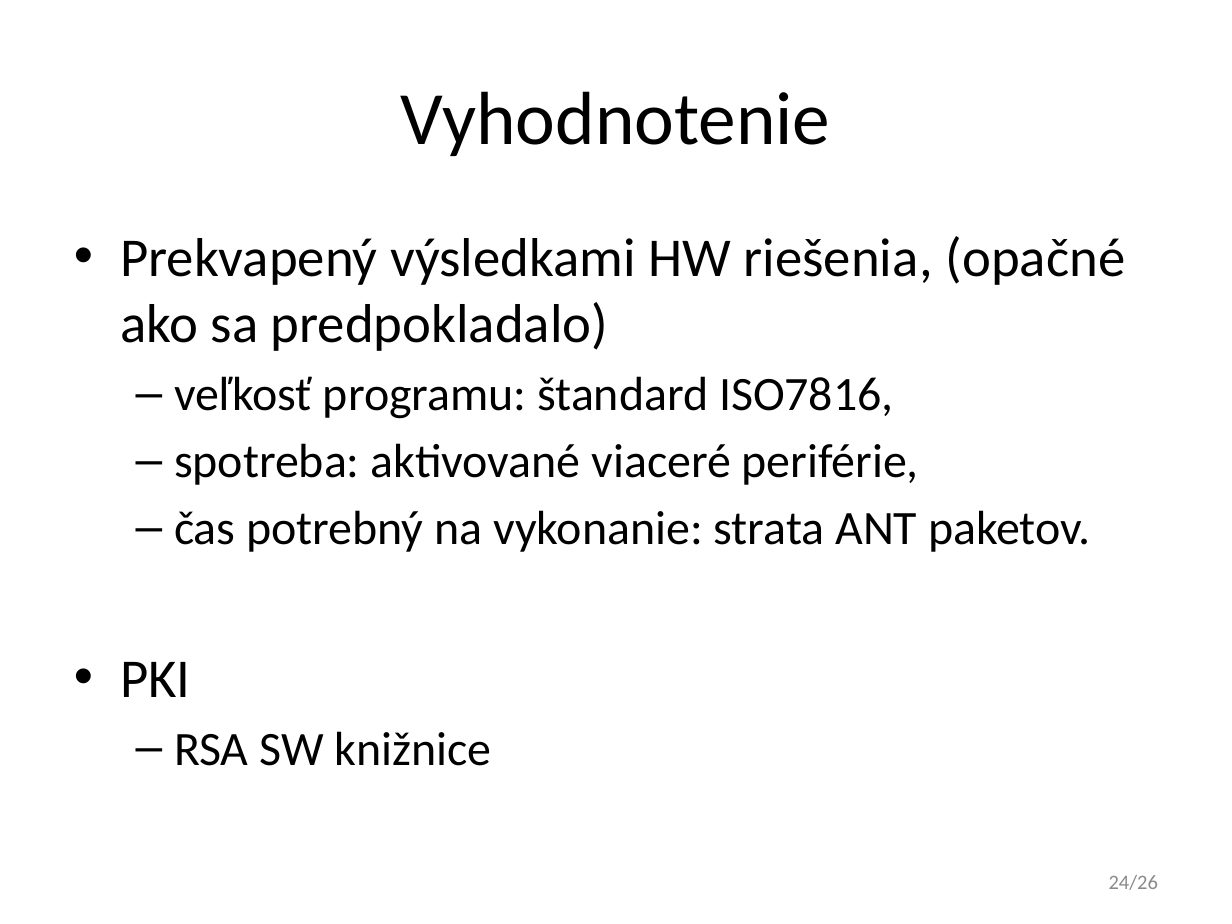
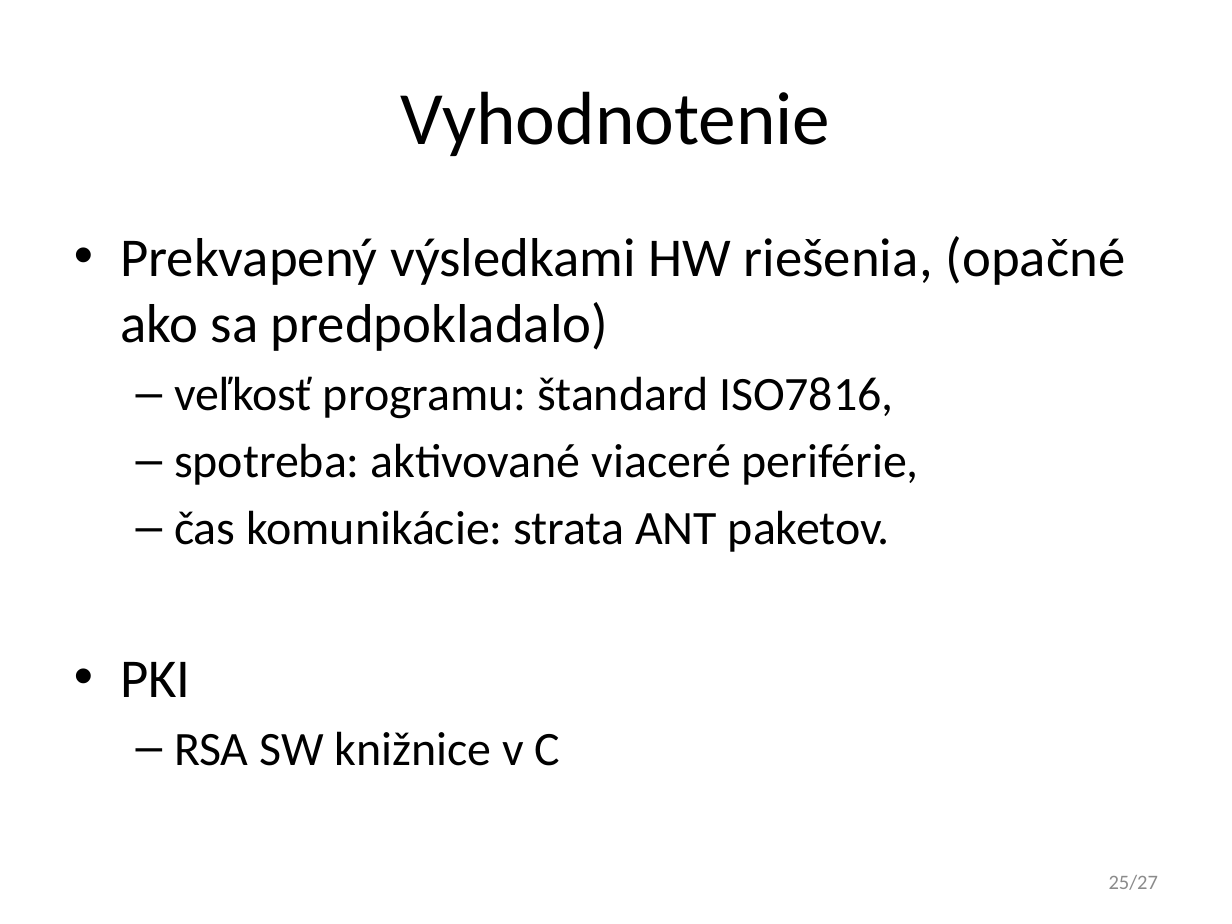
Before and after one commit to javacard-FOSS-applets/nrf6310-pca10007, a slide deck: slide 25 of Obhajoba/xdoubravsky_dp.pptx (slide 24 before the commit). Drawn at 1232x924 pixels with LibreOffice and Linux fonts; fonts in the diff are those of the drawing. Boxes give left, top, right and bottom in pixels: in the first picture for what was removed or moved away, otherwise in the second. Text is boxed around its words. In the diff, an @@ line names an element or a change of style, - is before the commit and + after.

```diff
--- a/Obhajoba/xdoubravsky_dp.pptx
+++ b/Obhajoba/xdoubravsky_dp.pptx
@@ text at (174, 510, 890, 552): text changed @@
-  – čas potrebný na vykonanie: strata ANT paketov.
+  – čas komunikácie: strata ANT paketov.
@@ text at (174, 731, 561, 766): text changed @@
-  – RSA SW knižnice
+  – RSA SW knižnice v C
@@ page number at (1109, 875, 1159, 890): text changed @@
-24/26
+25/27
```
Also in this commit, not shown: 10 other slides changed, 2 slides added, 1 other file.
